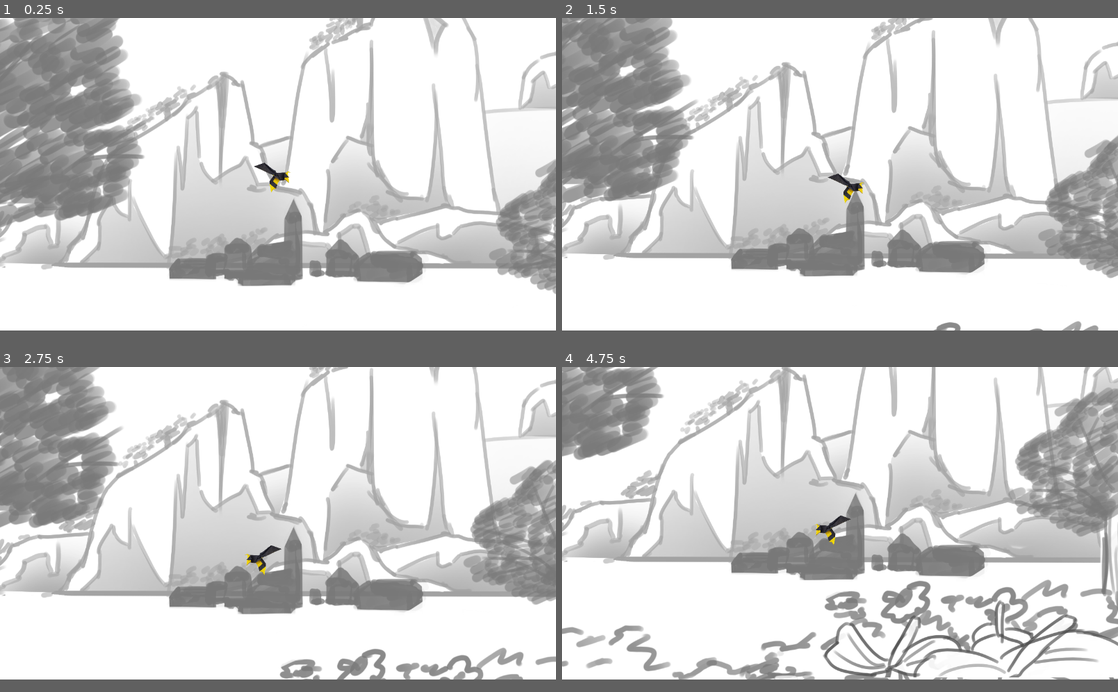
Above: before the commit, frames 1-4 (two rows, left to right).
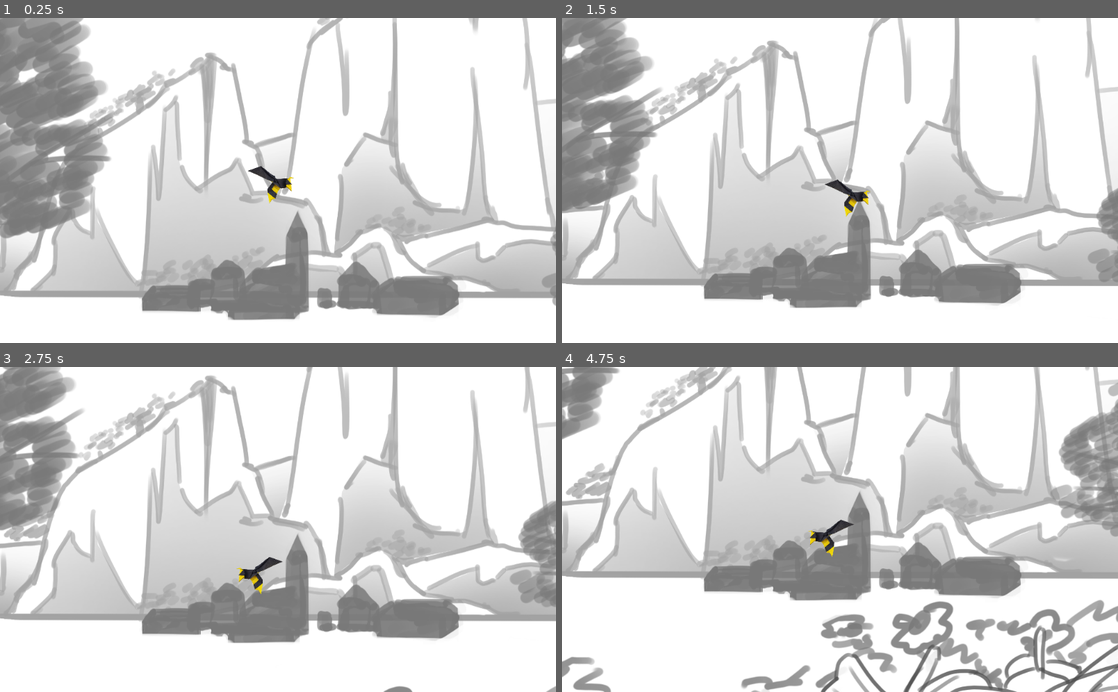
Above: after the commit, the same moments.

Repository: clement-or/OpenJam2020
Game: Godot game, scene res://scenes/Main.tscn
The game is run twice, just before and just after one commit, with the same random seed, the same clock (stepped at 60 frames per second) and the same inputs. After the commit the project has no main scene; this scene is started directly in both runs.
Inputs:
- Up to frame 1 (0.25 s): no input
- Up to frame 2 (1.5 s): hold Right (ui_right) from 0.53 s (still down); tap Up (ui_up) at 0.77 s
- Up to frame 3 (2.75 s): tap Up (ui_up) at 1.52 s; release Right (ui_right) at 2.03 s; hold Left (ui_left) from 2.03 s (still down)
- Up to frame 4 (4.75 s): release Left (ui_left) at 2.78 s; hold Right (ui_right) 2.78-4.28 s; tap Up (ui_up) at 3.02, 3.77, 4.52 s; hold Left (ui_left) from 4.28 s (still down)
In our replay, the window is 800x450 before the commit and 800x468 after it. These sizes can differ from the game's own. Grey fills any space a smaller window leaves; there, only what the larger window draws over its background counts as a difference.

The runs differ from the first frame. In frame 1, 42% of the frame differs, in the area x 0-100%, y 0-93%; in frame 2, 41%; in frame 3, 41%; in frame 4, 43%, in the area x 0-100%, y 0-100%.

Commit message:
// WIP Animation Menu + Taille Options

Diff:
--- /dev/null
+++ b/nodes/main_menu/MainMenu.gd
@@ -0,0 +1,16 @@
+extends Node
+
+
+# Declare member variables here. Examples:
+# var a = 2
+# var b = "text"
+
+
+# Called when the node enters the scene tree for the first time.
+func _ready():
+	$MarginContainer/FlyingBee.play("FlyingBee")
+
+
+# Called every frame. 'delta' is the elapsed time since the previous frame.
+#func _process(delta):
+#	pass
--- /dev/null
+++ b/nodes/main_menu/MainMenu.tscn
@@ -0,0 +1,101 @@
+[gd_scene load_steps=6 format=2]
+
+[ext_resource path="res://resources/bee-movie.png" type="Texture" id=1]
+[ext_resource path="res://resources/sprites/bee.png" type="Texture" id=2]
+[ext_resource path="res://nodes/main_menu/MainMenu.gd" type="Script" id=3]
+
+[sub_resource type="SpriteFrames" id=1]
+animations = [ {
+"frames": [ ExtResource( 2 ) ],
+"loop": true,
+"name": "FlyingBee",
+"speed": 5.0
+} ]
+
+[sub_resource type="Animation" id=2]
+resource_name = "FlyingBee"
+length = 10.0
+loop = true
+tracks/0/type = "value"
+tracks/0/path = NodePath("AnimatedSprite:position")
+tracks/0/interp = 1
+tracks/0/loop_wrap = true
+tracks/0/imported = false
+tracks/0/enabled = true
+tracks/0/keys = {
+"times": PoolRealArray( 0, 1, 2, 3, 4, 5, 6, 7, 8, 9, 10 ),
+"transitions": PoolRealArray( 1, 1, 1, 1, 1, 1, 1, 1, 1, 1, 1 ),
+"update": 0,
+"values": [ Vector2( -138.836, 126.975 ), Vector2( 68.6968, 258.155 ), Vector2( 276.23, 416.804 ), Vector2( 483.763, 304.895 ), Vector2( 691.296, 417.385 ), Vector2( 898.83, 271.439 ), Vector2( 1106.36, 415.771 ), Vector2( 1313.9, 244.347 ), Vector2( 1521.43, 403.674 ), Vector2( 1728.96, 176.19 ), Vector2( 1936.5, 126.975 ) ]
+}
+
+[node name="MainMenu" type="MarginContainer"]
+anchor_right = 1.0
+anchor_bottom = 1.0
+margin_top = 100.0
+script = ExtResource( 3 )
+__meta__ = {
+"_edit_use_anchors_": false
+}
+
+[node name="MarginContainer" type="MarginContainer" parent="."]
+margin_right = 1024.0
+margin_bottom = 500.0
+__meta__ = {
+"_edit_use_anchors_": false
+}
+
+[node name="VBoxContainer" type="VBoxContainer" parent="MarginContainer"]
+margin_right = 1024.0
+margin_bottom = 500.0
+
+[node name="CenterContainer" type="CenterContainer" parent="MarginContainer/VBoxContainer"]
+margin_right = 1024.0
+margin_bottom = 155.0
+
+[node name="Logo" type="TextureRect" parent="MarginContainer/VBoxContainer/CenterContainer"]
+margin_left = 312.0
+margin_right = 712.0
+margin_bottom = 155.0
+size_flags_stretch_ratio = 0.0
+texture = ExtResource( 1 )
+
+[node name="VBoxContainer" type="VBoxContainer" parent="MarginContainer/VBoxContainer"]
+margin_top = 159.0
+margin_right = 1024.0
+margin_bottom = 209.0
+
+[node name="Play" type="Label" parent="MarginContainer/VBoxContainer/VBoxContainer"]
+margin_right = 1024.0
+margin_bottom = 14.0
+size_flags_horizontal = 3
+size_flags_vertical = 7
+text = "Play"
+align = 1
+
+[node name="Credit" type="Label" parent="MarginContainer/VBoxContainer/VBoxContainer"]
+margin_top = 18.0
+margin_right = 1024.0
+margin_bottom = 32.0
+size_flags_horizontal = 3
+size_flags_vertical = 7
+text = "Credit"
+align = 1
+
+[node name="Quit" type="Label" parent="MarginContainer/VBoxContainer/VBoxContainer"]
+margin_top = 36.0
+margin_right = 1024.0
+margin_bottom = 50.0
+size_flags_horizontal = 3
+size_flags_vertical = 7
+text = "Quit"
+align = 1
+
+[node name="AnimatedSprite" type="AnimatedSprite" parent="MarginContainer"]
+position = Vector2( 193.906, 353.872 )
+scale = Vector2( 0.521791, 0.521791 )
+frames = SubResource( 1 )
+animation = "FlyingBee"
+
+[node name="FlyingBee" type="AnimationPlayer" parent="MarginContainer"]
+anims/FlyingBee = SubResource( 2 )
--- a/project.godot
+++ b/project.godot
@@ -16,15 +16,7 @@
 [application]
 
 config/name="Open Jam 2020"
-run/main_scene="res://scenes/Main.tscn"
 config/icon="res://icon.png"
-
-[display]
-
-window/size/width=1920
-window/size/height=1080
-window/size/test_width=1280
-window/size/test_height=720
 
 [rendering]
 
Binary file added: resources/bee-movie.jpg
Not shown, added: resources/bee-movie.jpg.import
Binary file added: resources/bee-movie.png
Not shown, added: resources/bee-movie.png.import
